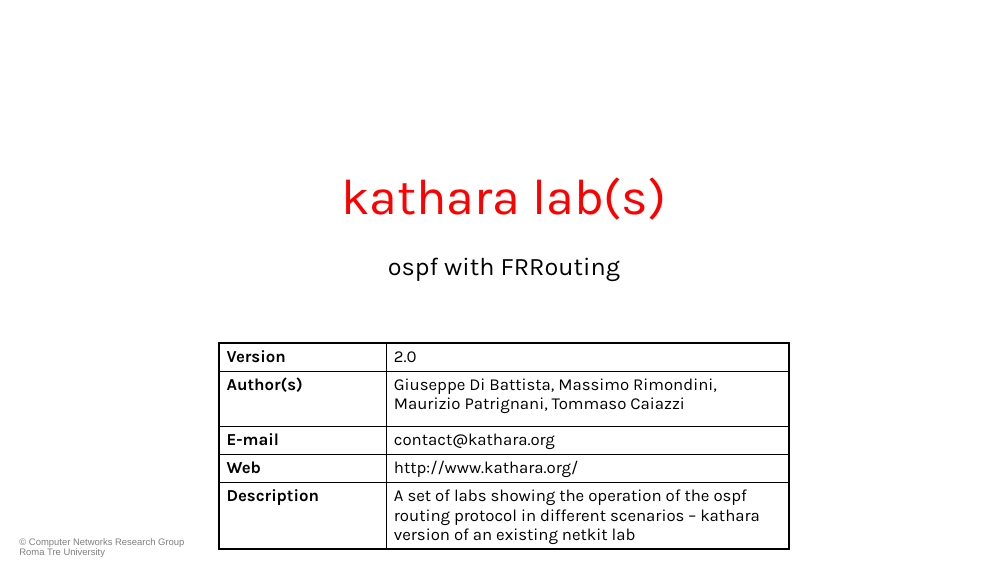
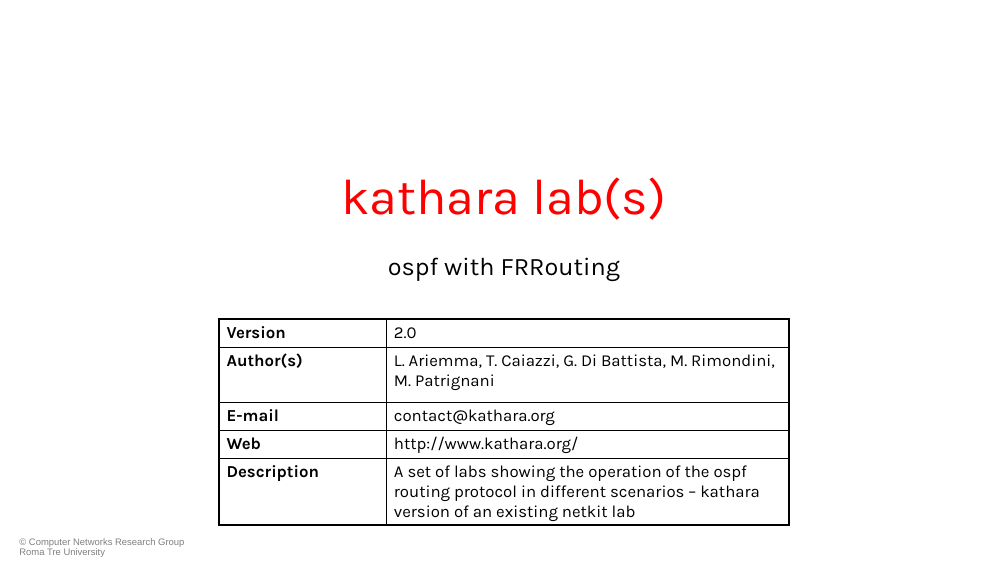
Before and after one commit to KatharaFramework/Kathara-Labs, a slide deck: slide 1 of main-labs/intradomain-routing/frr/ospf/020-kathara-lab_ospf.pptx. Drawn at 1008x567 pixels with LibreOffice and Linux fonts; fonts in the diff are those of the drawing; background and template pictures are left out. Boxes give left, top, right and bottom in pixels: in the first picture for what was removed or moved away, otherwise in the second. Text is boxed around its words. In the diff, an @@ line names an element or a change of style, - is before the commit and + after.

```diff
--- a/main-labs/intradomain-routing/frr/ospf/020-kathara-lab_ospf.pptx
+++ b/main-labs/intradomain-routing/frr/ospf/020-kathara-lab_ospf.pptx
@@ table at [219,319,789,527] @@
-row 2, column 2: Giuseppe Di Battista, Massimo Rimondini, Maurizio Patrignani, Tommaso Caiazzi
+row 2, column 2: L. Ariemma, T. Caiazzi, G. Di Battista, M. Rimondini, M. Patrignani
@@ table: place and size @@
-table at [219,343,789,551]
+table at [219,319,789,527]
```
Also in this commit, not shown: 1 other file.
